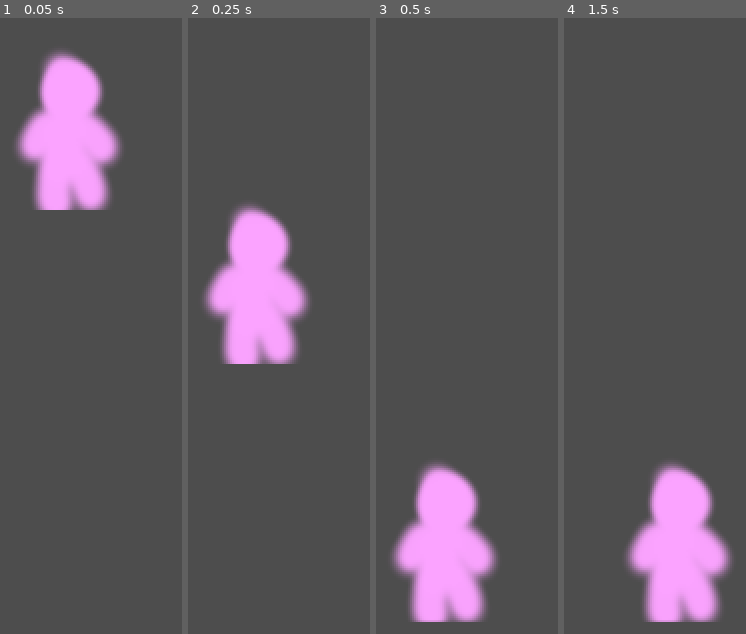
Above: before the commit, frames 1-4 (left to right).
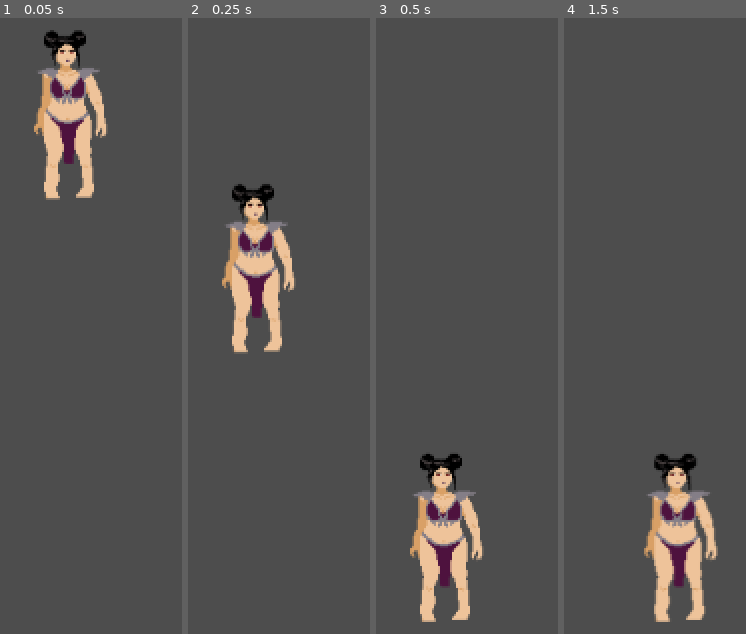
Above: after the commit, the same moments.

Repository: jovi-j/beyond
Game: Godot game, scene res://Scenes/Stages/stage_1.tscn
Same seed, same stepped clock (60 frames per second), same inputs: the game is played once before the commit and once after it. The project has no main scene, so this scene is started directly.
Inputs:
- Up to frame 1 (0.05 s): no input
- Up to frame 2 (0.25 s): no input
- Up to frame 3 (0.5 s): no input
- Up to frame 4 (1.5 s): hold D (move_right) from 0.53 s (still down); tap Ctrl (attack) at 0.6, 1.35 s; tap Space (jump) at 0.77 s; tap Enter at 1.25 s

The runs differ from the first frame. In frame 1, 11% of the frame differs, in the area x 8-68%, y 1-32%; in frame 2, 11%, in the area x 8-68%, y 26-57%; in frame 3, 11%; in frame 4, 11%.
Error after the commit: Trying to assign value of type 'AnimatedSprite2D' to a variable of type 'Sprite2D'. (res://Code/Player.gd:8)

Commit message:
feat:more improvements on attack

Diff:
--- a/Code/Player.gd
+++ b/Code/Player.gd
@@ -7,6 +7,7 @@
 
 @onready var sprite : Sprite2D = $SadieSprite
 @onready var anim_player : AnimationPlayer = $SadieAnimPlayer
+@onready var weapon_hitbox : CollisionShape2D = $SadieSprite/WeaponHitbox/WeaponCollision
 
 func _ready():
 	up_direction = Vector2.UP
@@ -14,5 +15,7 @@
 func _physics_process(_delta):
 	if velocity.x < 0:
 		sprite.flip_h = true
+		weapon_hitbox.position.x = -70
 	elif velocity.x > 0:
 		sprite.flip_h = false
+		weapon_hitbox.position.x = 70
--- a/Scenes/Characters/Attack.gd
+++ b/Scenes/Characters/Attack.gd
@@ -6,7 +6,11 @@
 
 func _on_sadie_anim_player_animation_finished(anim_name):
 	if(anim_name == "attack"):
-		if player.velocity.is_zero_approx() and player.is_on_floor():
+		if player.velocity.x == 0 and player.is_on_floor():
 			state_machine.transition_to("Idle")
+		elif player.velocity.x != 0 and player.is_on_floor():
+			state_machine.transition_to("Run")
 		elif not player.is_on_floor():
 			state_machine.transition_to("Air")
+	else:
+		state_machine.transition_to("Idle")
--- a/Scenes/Characters/sadie.tscn
+++ b/Scenes/Characters/sadie.tscn
@@ -1,19 +1,73 @@
-[gd_scene load_steps=13 format=3 uid="uid://dib5obidn2lxd"]
+[gd_scene load_steps=14 format=3 uid="uid://dib5obidn2lxd"]
 
 [ext_resource type="Script" path="res://Code/Player.gd" id="1_aorbp"]
-[ext_resource type="Texture2D" uid="uid://bi37w12n2lu75" path="res://Assets/Characters/Sadie/sadiePlaceholder.png" id="1_tjfdi"]
+[ext_resource type="Texture2D" uid="uid://bslinxlobvdb5" path="res://Assets/Characters/Sadie/Sprite Sadie Idle-Sheet.png" id="2_fphgx"]
 [ext_resource type="Script" path="res://Code/StateMachine.gd" id="3_we065"]
 [ext_resource type="Script" path="res://Code/States/Idle.gd" id="4_euslh"]
 [ext_resource type="Script" path="res://Code/States/Air.gd" id="5_ddgix"]
 [ext_resource type="Script" path="res://Code/States/Run.gd" id="6_n5hnw"]
 [ext_resource type="Script" path="res://Scenes/Characters/Attack.gd" id="7_ct6lx"]
 
+[sub_resource type="SpriteFrames" id="SpriteFrames_s43pv"]
+animations = [{
+"frames": [],
+"loop": false,
+"name": &"Attack",
+"speed": 5.0
+}, {
+"frames": [{
+"duration": 1.0,
+"texture": ExtResource("2_fphgx")
+}],
+"loop": true,
+"name": &"Idle",
+"speed": 5.0
+}]
+
 [sub_resource type="RectangleShape2D" id="RectangleShape2D_8luva"]
 size = Vector2(81, 62)
 
-[sub_resource type="CapsuleShape2D" id="CapsuleShape2D_sxpcx"]
-radius = 28.0
-height = 110.0
+[sub_resource type="RectangleShape2D" id="RectangleShape2D_elsl0"]
+size = Vector2(53, 119)
+
+[sub_resource type="Animation" id="Animation_jbxsi"]
+length = 0.001
+tracks/0/type = "value"
+tracks/0/imported = false
+tracks/0/enabled = true
+tracks/0/path = NodePath(".:rotation")
+tracks/0/interp = 1
+tracks/0/loop_wrap = true
+tracks/0/keys = {
+"times": PackedFloat32Array(0),
+"transitions": PackedFloat32Array(1),
+"update": 0,
+"values": [0.0]
+}
+tracks/1/type = "value"
+tracks/1/imported = false
+tracks/1/enabled = true
+tracks/1/path = NodePath(".:visible")
+tracks/1/interp = 1
+tracks/1/loop_wrap = true
+tracks/1/keys = {
+"times": PackedFloat32Array(0),
+"transitions": PackedFloat32Array(1),
+"update": 1,
+"values": [false]
+}
+tracks/2/type = "value"
+tracks/2/imported = false
+tracks/2/enabled = true
+tracks/2/path = NodePath("../WeaponHitbox/WeaponCollision:disabled")
+tracks/2/interp = 1
+tracks/2/loop_wrap = true
+tracks/2/keys = {
+"times": PackedFloat32Array(0),
+"transitions": PackedFloat32Array(1),
+"update": 1,
+"values": [true]
+}
 
 [sub_resource type="Animation" id="Animation_owcgn"]
 resource_name = "attack"
@@ -21,53 +75,38 @@
 tracks/0/type = "value"
 tracks/0/imported = false
 tracks/0/enabled = true
-tracks/0/path = NodePath(".:visible")
+tracks/0/path = NodePath(".:rotation")
 tracks/0/interp = 1
 tracks/0/loop_wrap = true
 tracks/0/keys = {
 "times": PackedFloat32Array(0, 0.4),
 "transitions": PackedFloat32Array(1, 1),
-"update": 1,
-"values": [true, false]
+"update": 0,
+"values": [0.0, -1.5132]
 }
 tracks/1/type = "value"
 tracks/1/imported = false
 tracks/1/enabled = true
-tracks/1/path = NodePath(".:rotation")
+tracks/1/path = NodePath(".:visible")
 tracks/1/interp = 1
 tracks/1/loop_wrap = true
 tracks/1/keys = {
-"times": PackedFloat32Array(0, 0.2),
+"times": PackedFloat32Array(0, 0.4),
 "transitions": PackedFloat32Array(1, 1),
-"update": 0,
-"values": [0.0, -1.22173]
+"update": 1,
+"values": [true, false]
 }
-
-[sub_resource type="Animation" id="Animation_jbxsi"]
-length = 0.001
-tracks/0/type = "value"
-tracks/0/imported = false
-tracks/0/enabled = true
-tracks/0/path = NodePath(".:visible")
-tracks/0/interp = 1
-tracks/0/loop_wrap = true
-tracks/0/keys = {
-"times": PackedFloat32Array(0),
-"transitions": PackedFloat32Array(1),
+tracks/2/type = "value"
+tracks/2/imported = false
+tracks/2/enabled = true
+tracks/2/path = NodePath("../WeaponHitbox/WeaponCollision:disabled")
+tracks/2/interp = 1
+tracks/2/loop_wrap = true
+tracks/2/keys = {
+"times": PackedFloat32Array(0, 0.4),
+"transitions": PackedFloat32Array(1, 1),
 "update": 1,
-"values": [false]
-}
-tracks/1/type = "value"
-tracks/1/imported = false
-tracks/1/enabled = true
-tracks/1/path = NodePath(".:rotation")
-tracks/1/interp = 1
-tracks/1/loop_wrap = true
-tracks/1/keys = {
-"times": PackedFloat32Array(0),
-"transitions": PackedFloat32Array(1),
-"update": 0,
-"values": [0.0]
+"values": [false, true]
 }
 
 [sub_resource type="AnimationLibrary" id="AnimationLibrary_lyqya"]
@@ -79,19 +118,19 @@
 [node name="Sadie" type="CharacterBody2D"]
 script = ExtResource("1_aorbp")
 
-[node name="SadieSprite" type="Sprite2D" parent="."]
-texture = ExtResource("1_tjfdi")
+[node name="SadieSprite" type="AnimatedSprite2D" parent="."]
+sprite_frames = SubResource("SpriteFrames_s43pv")
+animation = &"Idle"
 
 [node name="WeaponHitbox" type="Area2D" parent="SadieSprite"]
 
 [node name="WeaponCollision" type="CollisionShape2D" parent="SadieSprite/WeaponHitbox"]
-position = Vector2(-76.5, -16)
+position = Vector2(-70, -16)
 shape = SubResource("RectangleShape2D_8luva")
-disabled = true
 
 [node name="SadieColisionShape" type="CollisionShape2D" parent="."]
-position = Vector2(-1, 6)
-shape = SubResource("CapsuleShape2D_sxpcx")
+position = Vector2(-0.5, -6.5)
+shape = SubResource("RectangleShape2D_elsl0")
 
 [node name="SadieAnimPlayer" type="AnimationPlayer" parent="."]
 root_node = NodePath("")
@@ -115,6 +154,4 @@
 [node name="Attack" type="Node" parent="StateMachine"]
 script = ExtResource("7_ct6lx")
 
-[node name="Weapon" type="Sprite2D" parent="."]
-
 [connection signal="animation_finished" from="SadieAnimPlayer" to="StateMachine/Attack" method="_on_sadie_anim_player_animation_finished"]
--- a/Scenes/Characters/sadie_sword.tscn
+++ b/Scenes/Characters/sadie_sword.tscn
@@ -10,7 +10,6 @@
 [node name="SwordArea" type="Area2D" parent="."]
 position = Vector2(-42, -81)
 rotation = 0.523599
-scale = Vector2(1, 1)
 
 [node name="SwordSprite" type="Sprite2D" parent="SwordArea"]
 rotation = 0.523599
Not shown, added: Assets/Characters/Sadie/Sprite Sadie Idle-Sheet.png.import
